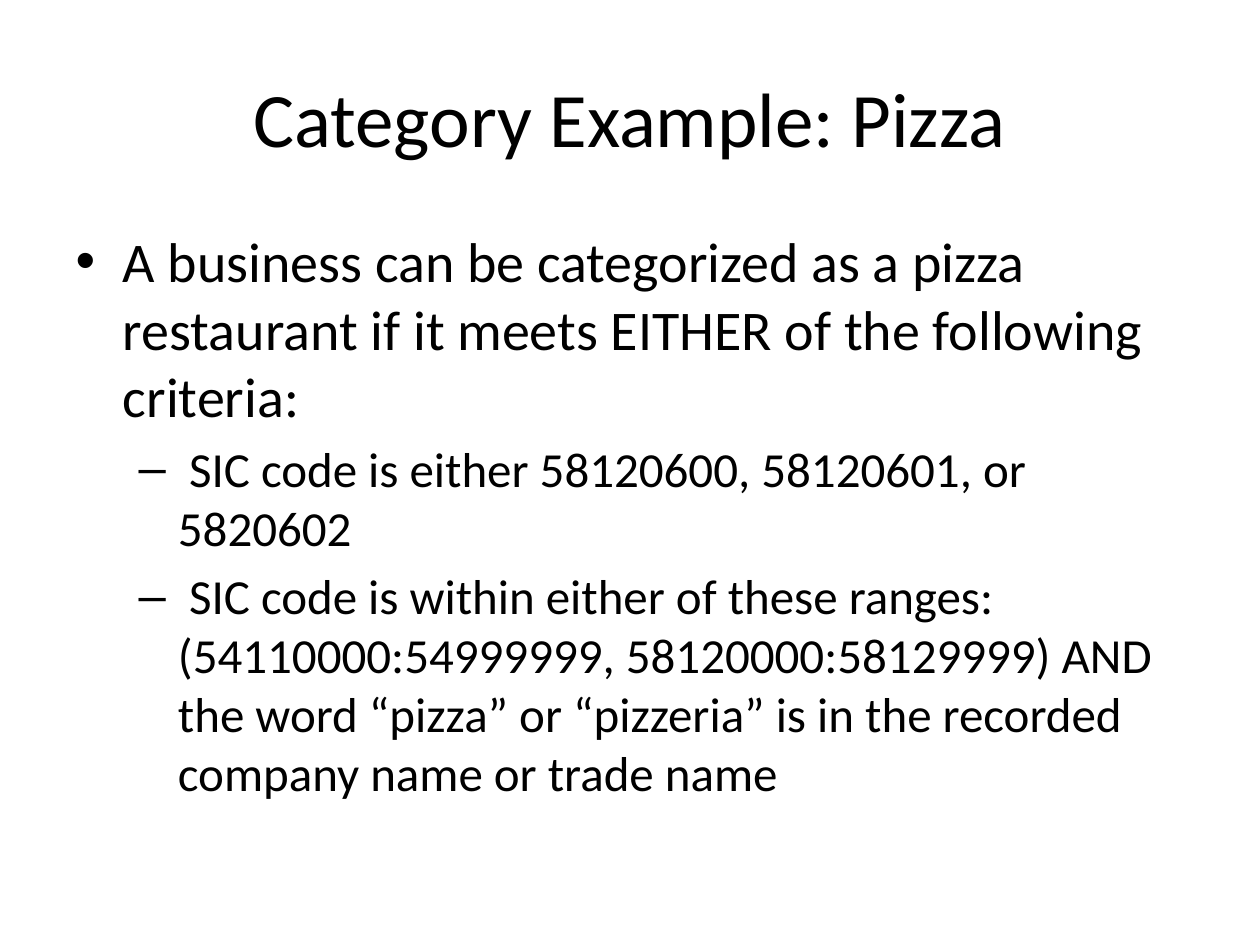
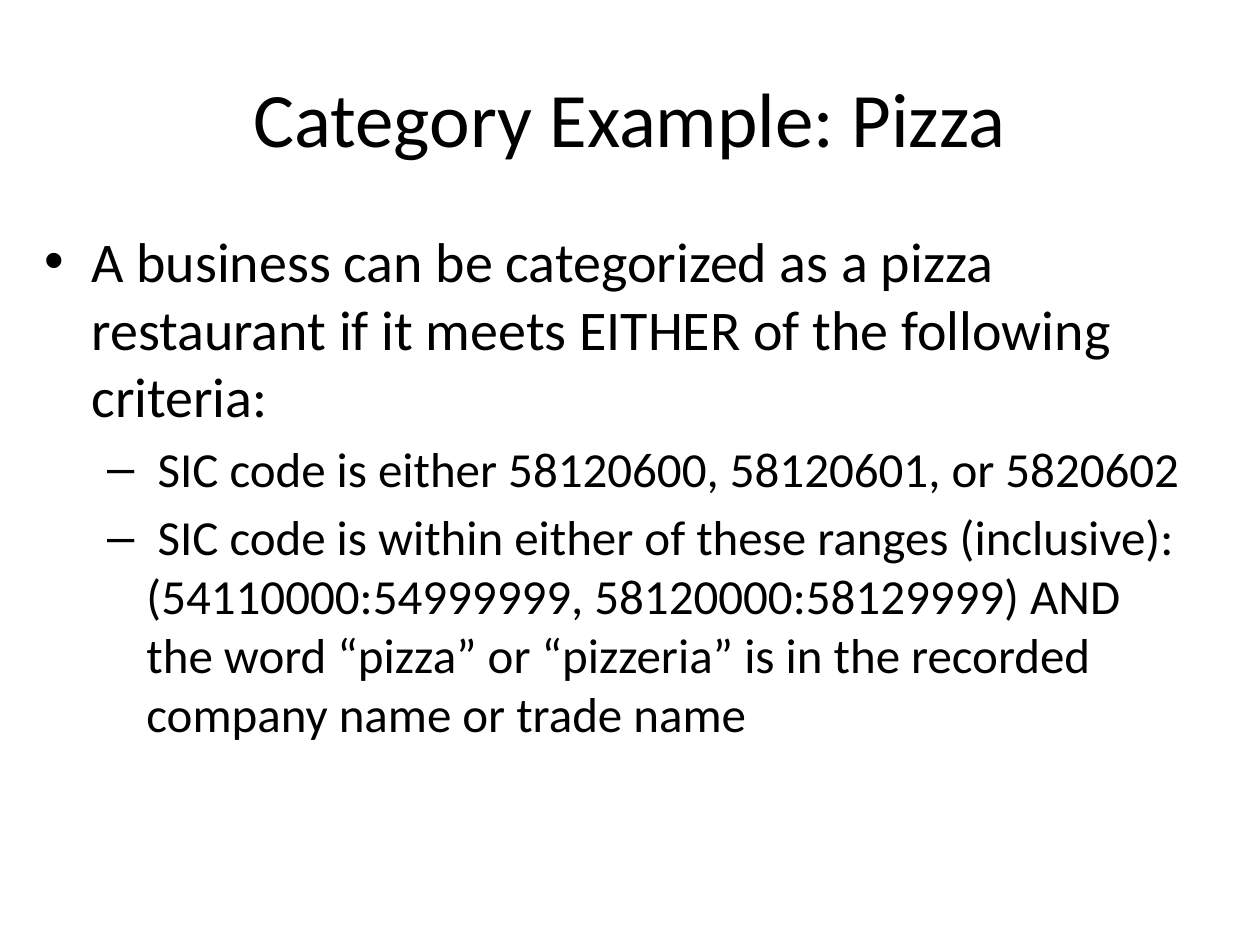
Before and after one commit to RECVD/nets_wrangle, a slide deck: slide 3 of How to Create Your Own NETS Classification Category.pptx. Drawn at 1260x945 pixels with LibreOffice and Linux fonts; fonts in the diff are those of the drawing. Boxes give left, top, right and bottom in pixels: in the first picture for what was removed or moved away, otherwise in the second. Text is boxed around its words. In the diff, an @@ line names an element or a change of style, - is before the commit and + after.

```diff
--- a/How to Create Your Own NETS Classification Category.pptx
+++ b/How to Create Your Own NETS Classification Category.pptx
@@ text "A business can be categorized ...": place and size @@
-text "A business can be categorized ..." at (123, 243, 1152, 799)
+text "A business can be categorized ..." at (91, 243, 1179, 740)
@@ text at (146, 519, 1174, 740): text changed @@
-  – SIC code is within either of these ranges: (54110000:54999999, 58120000:58129999) AND the word “pizza” or “pizzeria” is in the recorded company name or trade name
+  – SIC code is within either of these ranges (inclusive): (54110000:54999999, 58120000:58129999) AND the word “pizza” or “pizzeria” is in the recorded company name or trade name
```
Also in this commit, not shown: 3 other slides changed, 7 slides added.
